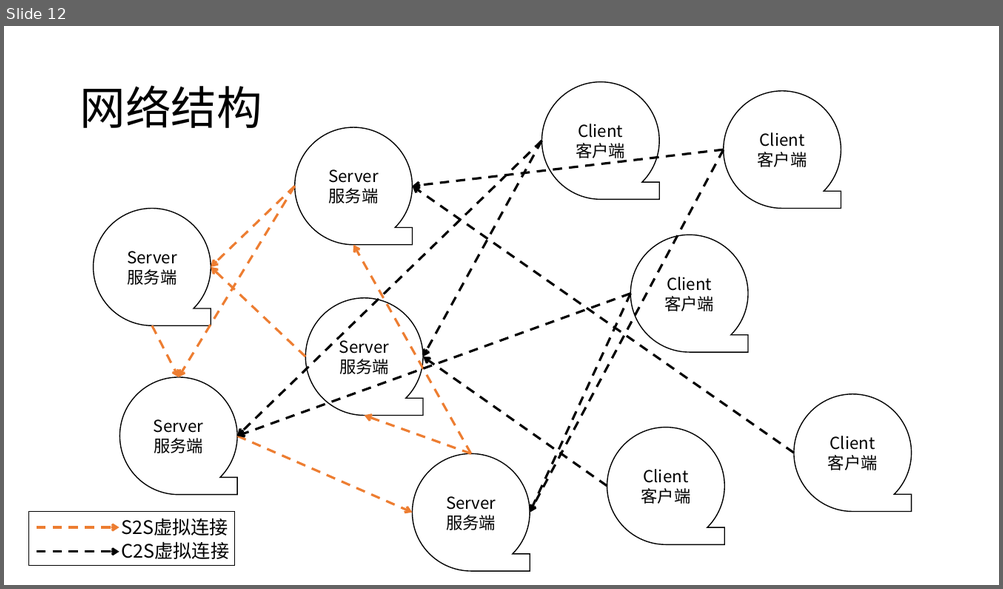
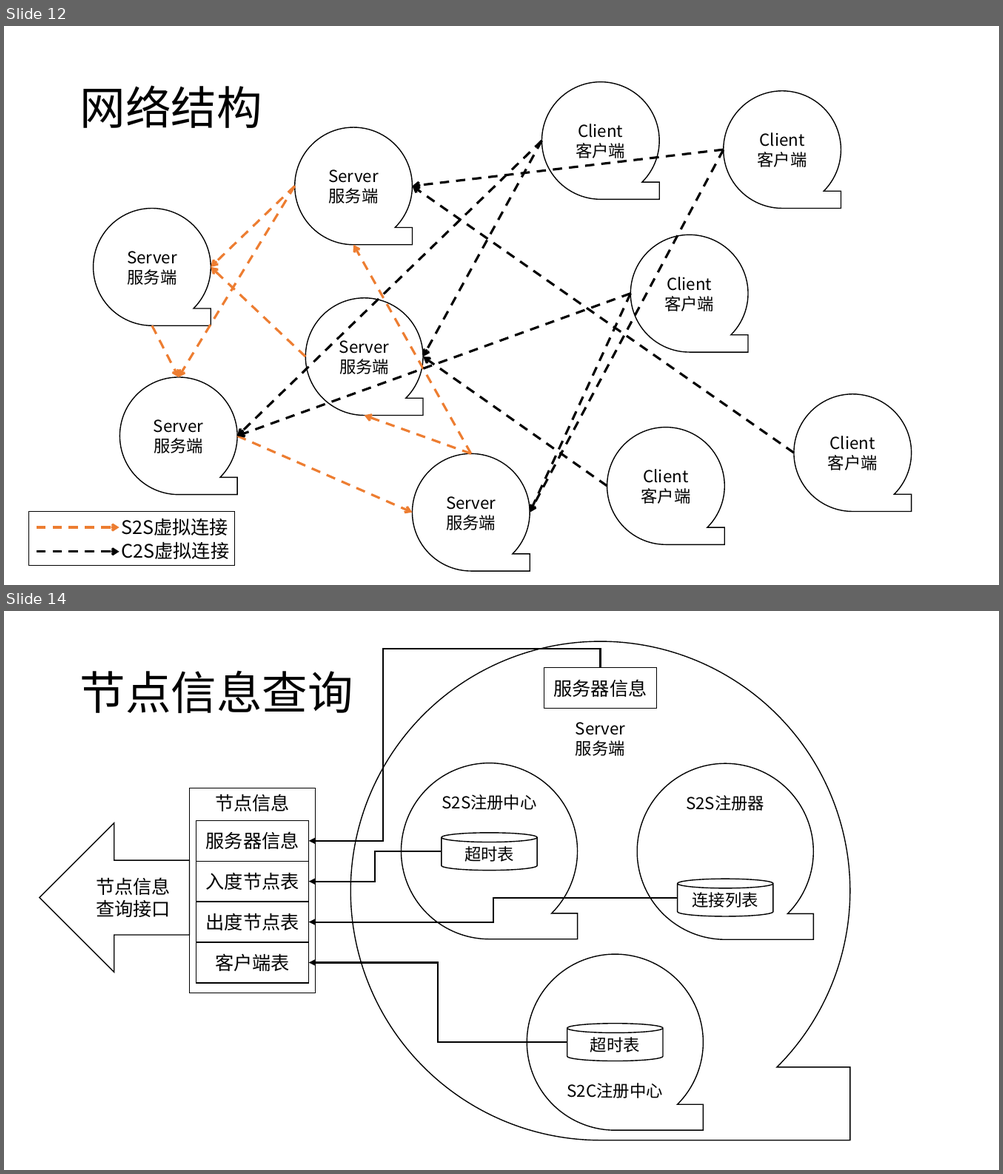
Before and after one commit to yindaheng98/gogisnet, a slide deck: 设计图.pptx. Shown one above the other, each under a label of ours: slide 12 before the commit, slides 12 and 14 after it; the slides between them are not shown. The pictures are 1003x589 and 1003x1174 pixels, drawn with LibreOffice and Linux fonts; fonts in the diff are those of the drawing. Boxes give left, top, right and bottom in pixels: in the first picture for what was removed or moved away, otherwise in the second. Text is boxed around its words. In the diff, an @@ line names an element or a change of style, - is before the commit and + after.

```diff
--- a/设计图.pptx
+++ b/设计图.pptx
@@ slide 14 added at (x1=4, y1=611, x2=999, y2=1170), background #FFFFFF @@
@@ elbow arrow added from (600, 668) to (308, 841), #000000 1.5 pt @@
@@ flow chart magnetic tape added at (x1=351, y1=641, x2=850, y2=1141), fill #FFFFFF, outline #000000 1 pt, 16 pt, text #000000 @@
+Server
+服务端
@@ title added at (x1=79, y1=670, x2=353, y2=713), 44 pt, text #000000 @@
+节点信息查询
@@ rectangle added at (x1=544, y1=668, x2=657, y2=708), fill #FFFFFF, outline #000000 1 pt, 18 pt, text #000000 @@
+服务器信息
@@ flow chart magnetic tape added at (x1=401, y1=763, x2=577, y2=940), fill #FFFFFF, outline #000000 1 pt, 16 pt, text #000000 @@
+S2S注册中心
@@ flow chart magnetic tape added at (x1=637, y1=764, x2=813, y2=940), fill #FFFFFF, outline #000000 1 pt, 16 pt, text #000000 @@
+S2S注册器
@@ left arrow added at (x1=40, y1=823, x2=190, y2=972), fill #FFFFFF, outline #000000 1 pt, 18 pt, text #000000 @@
+节点信息
+查询接口
@@ group added at (x1=190, y1=789, x2=316, y2=994): 5 rectangles @@
+节点信息
+入度节点表
+出度节点表
+客户端表
+服务器信息
@@ cylinder added at (x1=441, y1=832, x2=537, y2=870), fill #FFFFFF, outline #000000 1 pt, 16 pt, text #000000 @@
+超时表
@@ elbow arrow added from (441, 852) to (308, 882), #000000 1.5 pt @@
@@ elbow arrow added from (677, 898) to (308, 922), #000000 1.5 pt @@
@@ cylinder added at (x1=677, y1=879, x2=772, y2=916), fill #FFFFFF, outline #000000 1 pt, 16 pt, text #000000 @@
+连接列表
@@ elbow arrow added from (567, 1043) to (308, 963), #000000 1.5 pt @@
@@ flow chart magnetic tape added at (x1=527, y1=954, x2=703, y2=1130), fill #FFFFFF, outline #000000 1 pt, 16 pt, text #000000 @@
+S2C注册中心
@@ cylinder added at (x1=567, y1=1024, x2=663, y2=1061), fill #FFFFFF, outline #000000 1 pt, 16 pt, text #000000 @@
+超时表
```
Also in this commit, not shown: 3 other slides added.
